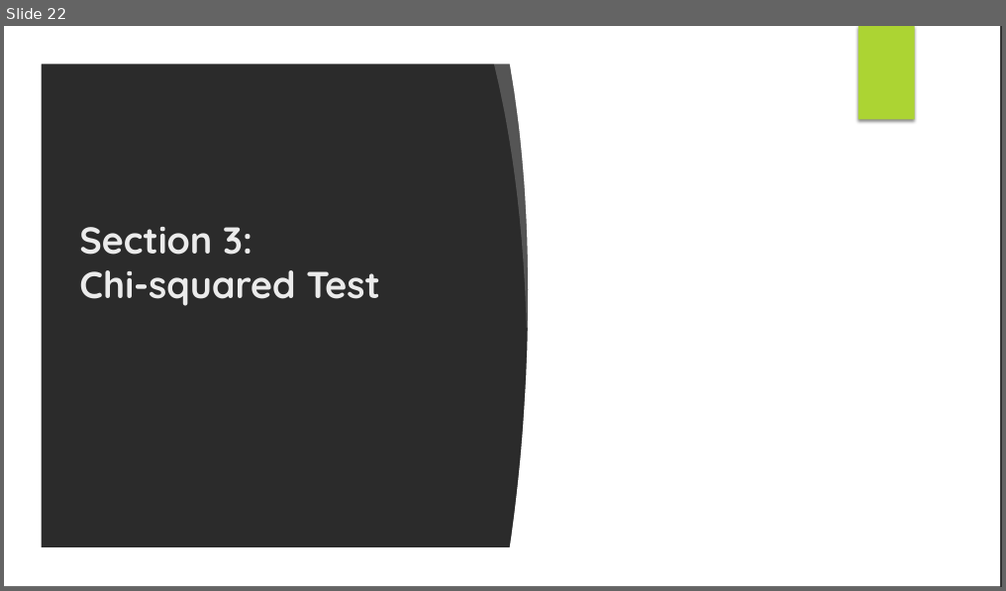
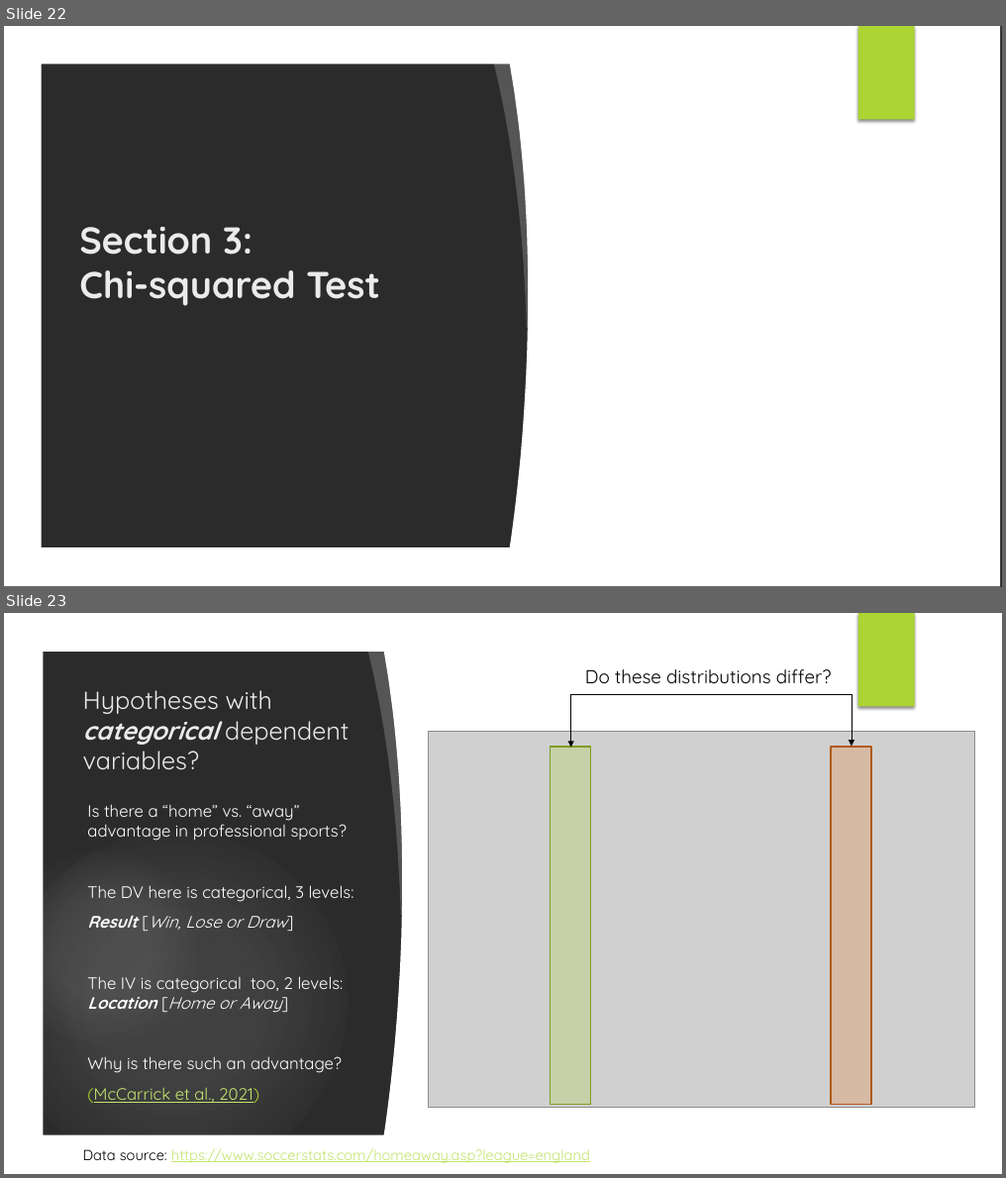
Before and after one commit to Liam-JB-Hill/CAP_pathway_Intro_to_Stats, a slide deck: docs/slides/Session3_master.pptx. Shown one above the other, each under a label of ours: slide 22 before the commit, slides 22 and 23 after it. The pictures are 1006x591 and 1006x1178 pixels, drawn with LibreOffice and Linux fonts; fonts in the diff are those of the drawing; grey boxes stand for pictures; background and template pictures are left out; a plain dark background stands for a picture behind light text. Boxes give left, top, right and bottom in pixels: in the first picture for what was removed or moved away, otherwise in the second. Text is boxed around its words. In the diff, an @@ line names an element or a change of style, - is before the commit and + after.

Commit message:
push last slide deck

```diff
--- a/docs/slides/Session3_master.pptx
+++ b/docs/slides/Session3_master.pptx
@@ slide 23 added at [4,613,1002,1174], background picture (left out); not listed: 1 template element that a slide beside it also shows @@
@@ group added at [4,613,1002,1174]: 4 ellipses, 3 freeform shapes, 1 rectangle @@
@@ text added at [585,669,832,683], 18 pt, text #000000 @@
+Do these distributions differ?
@@ title added at [83,690,349,770], 24 pt, text #EBEBEB @@
+Hypotheses with categorical dependent variables?
@@ elbow double arrow added from (570, 747) to (851, 747), #000000 0.75 pt @@
@@ picture added at [428,731,974,1108] @@
@@ rectangle added at [550,747,591,1105], fill #ACD433 at 25% opacity, outline #7F9D26 1.5 pt @@
@@ rectangle added at [831,747,871,1105], fill #EF7A24 at 25% opacity, outline #B15A1B 1.5 pt @@
@@ text added at [87,804,354,1103], 16 pt, text #FFFFFF @@
+Is there a “home” vs. “away” advantage in professional sports?
+The DV here is categorical, 3 levels:
+Result [Win, Lose or Draw]
+The IV is categorical too, 2 levels: Location [Home or Away]
+Why is there such an advantage?
+(McCarrick et al., 2021)
@@ text added at [83,1149,590,1163], 14 pt, text #C4E46E, underline @@
+Data source: https://www.soccerstats.com/homeaway.asp?league=england
```
Also in this commit, not shown: 1 other slide added, 1 slide removed, 5 other files.
